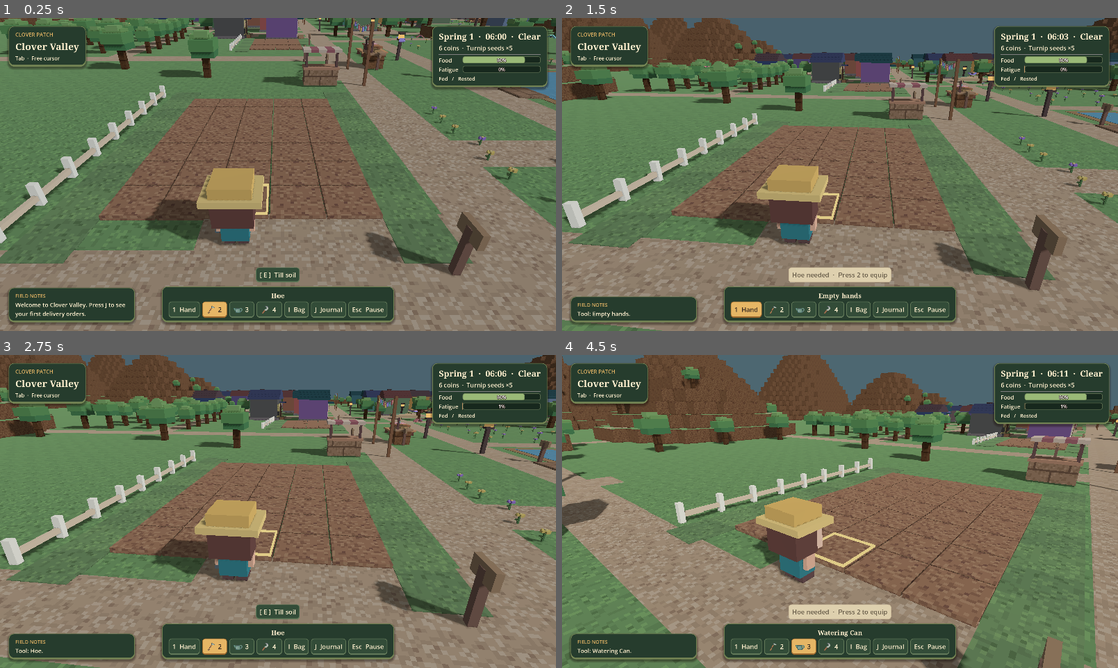
Above: before the commit, frames 1-4 (two rows, left to right).
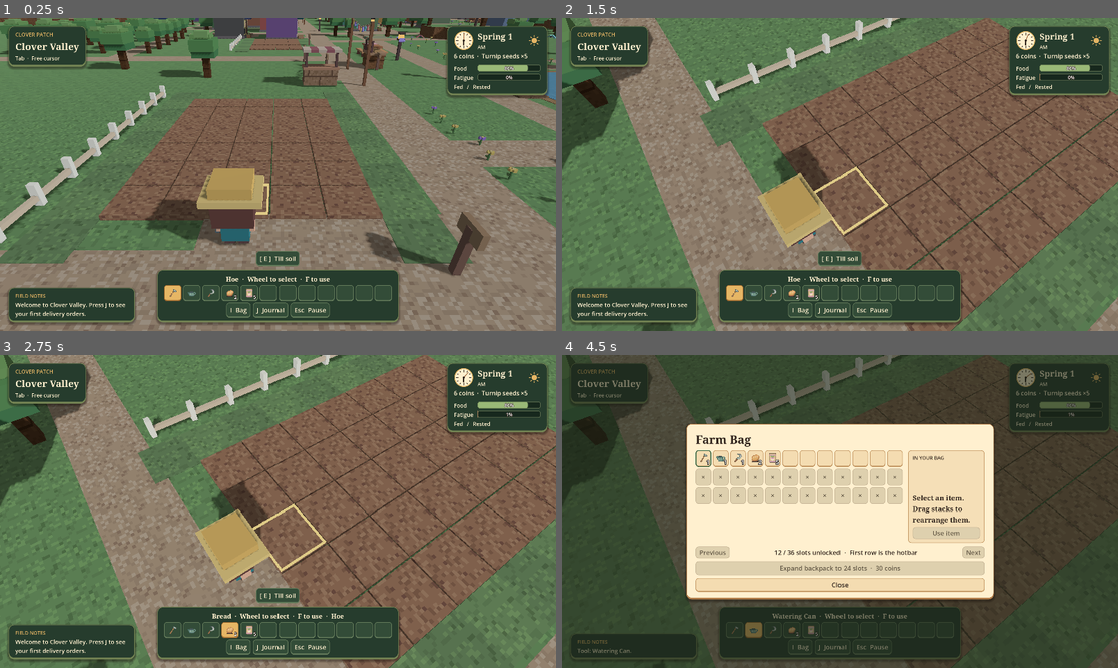
Above: after the commit, the same moments.

Repository: Nelvin27/NelvinFarm
Game: Godot game, scene res://farm.tscn
Same seed, same stepped clock (60 frames per second), same inputs: the game is played once before the commit and once after it.
Inputs (mouse positions are in pixels of both pictures, inside the frame that each line leads up to):
- Up to frame 1 (0.25 s): no input
- Up to frame 2 (1.5 s): click (745, 309) at 0.5 s, where only the run before the commit has a clickable "1 Hand"; click (734, 293) at 1.27 s
- Up to frame 3 (2.75 s): click "2" at 2 s
- Up to frame 4 (4.5 s): click (756, 630) at 2.77 s; click (806, 646) at 3.5 s, where only the run before the commit has a clickable "3"; click (773, 630) at 4.27 s

The runs differ from the first frame. In frame 1, 6.4% of the frame differs, in the area x 28-99%, y 2-98%; in frame 2, 69%; in frame 3, 69%; in frame 4, 89%, in the area x 0-100%, y 0-100%.

Commit message:
Add backpack upgrade functionality and hotbar management

Diff:
--- a/Clover-Patch-3D/farm.gd
+++ b/Clover-Patch-3D/farm.gd
@@ -33,6 +33,7 @@
 const SEASON_SKY := ["#8eb5ac", "#83acb6", "#b0a18c", "#a7b7c4"]
 const FarmClock := preload("res://farm_clock.gd")
 const FOOD_PRICE := 2
+const BACKPACK_PRICES := [30, 80]
 const REPAIR_PRICE := 10
 const WATERING_UPGRADE_PRICE := 25
 const HARVEST_MILESTONES := [Vector2i(5, 8), Vector2i(20, 18), Vector2i(50, 35)]
@@ -180,6 +181,8 @@
 var test_resident_status: Label
 var inventory_menu: ActionMenu
 var inventory_grid: InventoryGrid
+var backpack_upgrade: Button
+var hotbar_slot := 0
 var market: MarketMenu
 
 var message := "Welcome to Clover Valley. Press J to see your first delivery orders."
@@ -221,8 +224,14 @@
 		return
 	if event is InputEventMouseMotion and Input.mouse_mode == Input.MOUSE_MODE_CAPTURED:
 		_look(event.relative)
-	elif event is InputEventMouseButton and event.pressed and event.button_index == MOUSE_BUTTON_LEFT:
-		_set_cursor_released(false)
+	elif event is InputEventMouseButton and event.pressed:
+		match event.button_index:
+			MOUSE_BUTTON_LEFT:
+				_set_cursor_released(false)
+			MOUSE_BUTTON_WHEEL_UP, MOUSE_BUTTON_WHEEL_DOWN:
+				var direction := 1 if event.button_index == MOUSE_BUTTON_WHEEL_DOWN else -1
+				_select_hotbar(posmod(hotbar_slot + direction, InventoryGrid.ROW_SIZE))
+				get_viewport().set_input_as_handled()
 
 
 func _set_cursor_released(released: bool) -> void:
@@ -246,6 +255,8 @@
 	match key.physical_keycode:
 		KEY_E:
 			_use_world_action()
+		KEY_F:
+			inventory_grid.use_slot(hotbar_slot)
 		KEY_1, KEY_2, KEY_3, KEY_4:
 			_select_belt_tool(key.physical_keycode - KEY_1)
 
@@ -260,7 +271,28 @@
 		_exhaustion_message()
 	else:
 		_equip_tool(index as Tool)
-	_refresh()
+		for slot in range(InventoryGrid.ROW_SIZE):
+			var stack := inventory_grid.stack_at(slot)
+			if stack != null and stack.kind == InventoryGrid.Kind.TOOL and stack.item_id == index:
+				hotbar_slot = slot
+				break
+	_refresh()
+
+
+func _select_hotbar(index: int) -> void:
+	hotbar_slot = index
+	var stack := inventory_grid.stack_at(index)
+	if stack != null and stack.kind in [InventoryGrid.Kind.TOOL, InventoryGrid.Kind.SEED]:
+		if not stack.equipped:
+			inventory_grid.use_slot(index)
+	_refresh_hotbar()
+
+
+func _refresh_hotbar() -> void:
+	var held: String = TOOL_NAMES[equipped_tool]
+	if equipped_tool == Tool.WATERING_CAN and watering_upgraded:
+		held += " +"
+	hud.set_hotbar(inventory_grid, hotbar_slot, held)
 
 
 func _process(delta: float) -> void:
@@ -541,6 +573,8 @@
 		Plot.RIPE:
 			var plant := growing[target]
 			var crop := Catalog.crops[plant.id]
+			if not _bag_has_room(InventoryGrid.Kind.HARVEST, plant.id):
+				return
 			produce[plant.id] = produce.get(plant.id, 0) + 1
 			harvested += 1
 			sound.play_effect(FarmAudio.Effect.HARVEST, randf_range(0.96, 1.08))
@@ -679,7 +713,7 @@
 
 func _pick_apple() -> void:
 	var fruit := _nearby_apple_tree()
-	if fruit == null:
+	if fruit == null or not _bag_has_room(InventoryGrid.Kind.HARVEST, Catalog.APPLE):
 		return
 	picked_apple_trees[scenery.orchard_fruit.find_key(fruit)] = true
 	fruit.hide()
@@ -1007,6 +1041,7 @@
 		"coins": coins, "bread": rations, "seeds": seed_bag, "produce": produce,
 		"shipments": shipments, "picked_apple_trees": picked_apple_trees.keys(),
 		"tool": equipped_tool, "seed": equipped_seed, "slots": inventory_grid.save_slots(),
+		"backpack_rows": inventory_grid.unlocked_rows, "hotbar_slot": hotbar_slot,
 		"hour": clock.hour, "hunger": clock.hunger, "fatigue": clock.fatigue,
 		"repaired": cottage_repaired, "plots": beds, "indoors": indoors,
 		"position": avatar.position, "facing": facing_angle,
@@ -1048,6 +1083,8 @@
 	scenery.set_ground_season(season)
 	_restore_plots(state.get("plots"))
 	_restore_position(state)
+	inventory_grid.unlocked_rows = maxi(1, Save.count(state.get("backpack_rows"), InventoryGrid.MAX_ROWS, 1))
+	hotbar_slot = Save.count(state.get("hotbar_slot"), InventoryGrid.ROW_SIZE - 1)
 	inventory_grid.restore_slots(state.get("slots"))
 	_update_bag()
 	_update_held_tool()
@@ -1395,10 +1432,7 @@
 	_update_needs()
 	hud.show_notice(message)
 	hud.location_label.text = "Home Cottage" if indoors else "Clover Valley"
-	var tool_name: String = TOOL_NAMES[equipped_tool]
-	if equipped_tool == Tool.WATERING_CAN and watering_upgraded:
-		tool_name += " +"
-	hud.set_tool(equipped_tool, tool_name)
+	_update_bag()
 	hud.stock_label.text = "%d coins  ·  %s seeds ×%d" % [
 		coins, Catalog.crops[equipped_seed].label, seed_bag.get(equipped_seed, 0)]
 	if market.visible:
@@ -1406,8 +1440,6 @@
 	if food_menu.visible:
 		food_stock.text = "%d coins   /   %d bread in bag" % [coins, rations]
 		buy_food_button.disabled = coins < FOOD_PRICE
-	if inventory_menu.visible:
-		_update_bag()
 	if journal.visible:
 		_update_journal()
 	if collection_menu.visible:
@@ -1425,8 +1457,7 @@
 
 
 func _update_needs() -> void:
-	hud.stats_label.text = "%s %d  ·  %s  ·  %s" % [
-		Catalog.SEASONS[season], Catalog.day_of_season(day), clock.clock_text(), Weather.NAMES[weather.kind]]
+	hud.set_almanac("%s %d" % [Catalog.SEASONS[season], Catalog.day_of_season(day)], clock.hour, weather.kind)
 	hud.hunger_meter.value = clock.hunger
 	hud.fatigue_meter.value = clock.fatigue
 	var appetite := "Fed"
@@ -1451,8 +1482,8 @@
 	add_child(layer)
 	hud = FarmHUD.new()
 	layer.add_child(hud)
-	hud.build(TOOL_NAMES, TOOL_ICONS)
-	hud.tool_requested.connect(_select_belt_tool)
+	hud.build()
+	hud.slot_requested.connect(_select_hotbar)
 	hud.bag_requested.connect(func() -> void: _toggle_menu(inventory_menu))
 	hud.journal_requested.connect(func() -> void: _toggle_menu(journal))
 	hud.pause_requested.connect(_pause_game)
@@ -1503,13 +1534,15 @@
 	cooking_menu.close_requested.connect(_close_menu)
 
 	inventory_menu = _new_menu(layer, "Farm Bag")
-	inventory_menu.offset_left = -480
-	inventory_menu.offset_right = 480
+	inventory_menu.offset_left = -530
+	inventory_menu.offset_right = 530
 	inventory_menu.offset_top = -236
 	inventory_menu.offset_bottom = 236
 	inventory_grid = InventoryGrid.new()
 	inventory_menu.rows.add_child(inventory_grid)
 	inventory_grid.item_used.connect(_use_bag_item)
+	inventory_grid.stacks_changed.connect(_refresh_hotbar)
+	backpack_upgrade = inventory_menu.add_action("", _upgrade_backpack)
 	inventory_menu.add_action("Close", _close_menu)
 
 	journal = _new_menu(layer, "Valley Journal")
@@ -2137,6 +2170,32 @@
 		inventory_grid.add_stacks(items, InventoryGrid.Kind.HARVEST, id, crop.label,
 			produce.get(id, 0), "crop_%02d" % id, action)
 	inventory_grid.show_stacks(items)
+	backpack_upgrade.visible = inventory_grid.unlocked_rows < InventoryGrid.MAX_ROWS
+	if backpack_upgrade.visible:
+		var price: int = BACKPACK_PRICES[inventory_grid.unlocked_rows - 1]
+		backpack_upgrade.text = "Expand backpack to %d slots  ·  %d coins" % [
+			(inventory_grid.unlocked_rows + 1) * InventoryGrid.ROW_SIZE, price]
+		backpack_upgrade.disabled = coins < price
+
+
+func _upgrade_backpack() -> void:
+	var rows := inventory_grid.unlocked_rows
+	if rows >= InventoryGrid.MAX_ROWS or coins < BACKPACK_PRICES[rows - 1]:
+		return
+	coins -= BACKPACK_PRICES[rows - 1]
+	inventory_grid.unlocked_rows += 1
+	message = "Backpack expanded to %d slots." % (inventory_grid.unlocked_rows * InventoryGrid.ROW_SIZE)
+	sound.play_effect(FarmAudio.Effect.TRADE)
+	_refresh()
+	if not backpack_upgrade.visible or backpack_upgrade.disabled:
+		inventory_menu.focus_first_action()
+
+
+func _bag_has_room(kind: InventoryGrid.Kind, id: int) -> bool:
+	if inventory_grid.can_add(kind, id):
+		return true
+	message = "Backpack full. Free a slot or expand it in the Farm Bag."
+	return false
 
 
 func _use_bag_item(kind: InventoryGrid.Kind, id: int) -> void:
@@ -2154,6 +2213,9 @@
 
 func _buy_food() -> void:
 	if coins < FOOD_PRICE:
+		return
+	if not _bag_has_room(InventoryGrid.Kind.BREAD, 0):
+		_refresh()
 		return
 	coins -= FOOD_PRICE
 	rations += 1
@@ -2249,6 +2311,9 @@
 		return
 	var crop := Catalog.crops[id]
 	if not crop.grows_in(season) or coins < crop.seed_price():
+		return
+	if not _bag_has_room(InventoryGrid.Kind.SEED, id):
+		_refresh()
 		return
 	coins -= crop.seed_price()
 	seed_bag[id] = seed_bag.get(id, 0) + 1
@@ -2302,6 +2367,10 @@
 
 
 func _retrieve_shipments() -> void:
+	if not inventory_grid.can_add_stacks(InventoryGrid.Kind.HARVEST, shipments):
+		message = "Free room in your backpack to return the shipment."
+		_refresh()
+		return
 	for id in shipments:
 		produce[id] = produce.get(id, 0) + shipments[id]
 	shipments.clear()
--- a/Clover-Patch-3D/farm_hud.gd
+++ b/Clover-Patch-3D/farm_hud.gd
@@ -1,6 +1,6 @@
 extends Control
 
-signal tool_requested(index: int)
+signal slot_requested(index: int)
 signal bag_requested
 signal journal_requested
 signal pause_requested
@@ -18,7 +18,15 @@
 var interaction_prompt: Button
 var location_label: Label
 
-var _tools: Array[Button] = []
+const AlmanacIcon := preload("res://almanac_icon.gd")
+const Bag := preload("res://inventory_grid.gd")
+const Weather := preload("res://valley_weather.gd")
+
+var _clock: AlmanacIcon
+var _weather: AlmanacIcon
+var _period: Label
+var _slots: Array[Button] = []
+var _quantities: Array[Label] = []
 var _cursor_hint: Label
 var _toast: PanelContainer
 var _toast_text: Label
@@ -26,7 +34,7 @@
 var _current_prompt := ""
 
 
-func build(tool_names: Array, tool_icons: Array) -> void:
+func build() -> void:
 	theme = UISkin.hud()
 	mouse_filter = Control.MOUSE_FILTER_IGNORE
 	set_anchors_and_offsets_preset(Control.PRESET_FULL_RECT)
@@ -37,7 +45,23 @@
 	_cursor_hint = _label(place, "Tab  ·  Free cursor", 18)
 
 	var almanac := _dock(Control.PRESET_TOP_RIGHT)
-	stats_label = _label(almanac, "", 29, true)
+	var date_row := HBoxContainer.new()
+	date_row.add_theme_constant_override("separation", 14)
+	almanac.add_child(date_row)
+	_clock = AlmanacIcon.new()
+	_clock.custom_minimum_size = Vector2(68, 68)
+	date_row.add_child(_clock)
+	var date_details := VBoxContainer.new()
+	date_details.size_flags_horizontal = SIZE_EXPAND_FILL
+	date_details.alignment = BoxContainer.ALIGNMENT_CENTER
+	date_row.add_child(date_details)
+	stats_label = _label(date_details, "", 29, true)
+	_period = _label(date_details, "", 17)
+	_weather = AlmanacIcon.new()
+	_weather.face = AlmanacIcon.Face.WEATHER
+	_weather.custom_minimum_size = Vector2(44, 44)
+	_weather.size_flags_vertical = SIZE_SHRINK_CENTER
+	date_row.add_child(_weather)
 	stock_label = _label(almanac, "", 21)
 	var rule := HSeparator.new()
 	almanac.add_child(rule)
@@ -52,19 +76,32 @@
 	shortcuts.alignment = BoxContainer.ALIGNMENT_CENTER
 	shortcuts.add_theme_constant_override("separation", 8)
 	belt.add_child(shortcuts)
-	for index in range(tool_names.size()):
-		var button := _button(shortcuts, str(index + 1), tool_requested.emit.bind(index))
+	var hotbar := HBoxContainer.new()
+	hotbar.alignment = BoxContainer.ALIGNMENT_CENTER
+	hotbar.add_theme_constant_override("separation", 6)
+	belt.add_child(hotbar)
+	belt.move_child(hotbar, shortcuts.get_index())
+	for index in range(Bag.ROW_SIZE):
+		var button := _button(hotbar, "", slot_requested.emit.bind(index))
 		button.toggle_mode = true
-		button.custom_minimum_size = Vector2(86, 56)
-		button.tooltip_text = tool_names[index]
-		if not tool_icons[index].is_empty():
-			button.icon = load("res://assets/items/%s.svg" % tool_icons[index]) as Texture2D
-			button.texture_filter = CanvasItem.TEXTURE_FILTER_NEAREST
-			button.expand_icon = true
-			button.add_theme_constant_override("icon_max_width", 34)
-		else:
-			button.text = "1  Hand"
-		_tools.append(button)
+		button.custom_minimum_size = Vector2(60, 56)
+		button.texture_filter = CanvasItem.TEXTURE_FILTER_NEAREST
+		button.expand_icon = true
+		button.add_theme_constant_override("icon_max_width", 42)
+		_slots.append(button)
+		var count := Label.new()
+		count.mouse_filter = Control.MOUSE_FILTER_IGNORE
+		count.horizontal_alignment = HORIZONTAL_ALIGNMENT_RIGHT
+		count.vertical_alignment = VERTICAL_ALIGNMENT_BOTTOM
+		count.add_theme_font_size_override("font_size", 16)
+		count.add_theme_color_override("font_color", Color.WHITE)
+		count.add_theme_color_override("font_outline_color", UISkin.INK)
+		count.add_theme_constant_override("outline_size", 6)
+		button.add_child(count)
+		count.set_anchors_and_offsets_preset(Control.PRESET_FULL_RECT)
+		count.offset_right = -5
+		count.offset_bottom = -3
+		_quantities.append(count)
 	_button(shortcuts, "I  Bag", bag_requested.emit)
 	_button(shortcuts, "J  Journal", journal_requested.emit)
 	_button(shortcuts, "Esc  Pause", pause_requested.emit)
@@ -74,8 +111,8 @@
 	action.alignment = BoxContainer.ALIGNMENT_END
 	add_child(action)
 	action.set_anchors_and_offsets_preset(Control.PRESET_BOTTOM_WIDE)
-	action.offset_top = -250
-	action.offset_bottom = -168
+	action.offset_top = -318
+	action.offset_bottom = -224
 	crop_label = _label(action, "", 22)
 	crop_label.horizontal_alignment = HORIZONTAL_ALIGNMENT_CENTER
 	crop_label.add_theme_color_override("font_outline_color", UISkin.INK)
@@ -105,10 +142,30 @@
 	_toast_timer.start(6.0)
 
 
-func set_tool(index: int, caption: String) -> void:
-	tool_label.text = caption
-	for slot in range(_tools.size()):
-		_tools[slot].set_pressed_no_signal(slot == index)
+func set_almanac(date: String, hour: float, weather: Weather.Kind) -> void:
+	stats_label.text = date
+	_period.text = "AM" if fposmod(hour, 24.0) < 12.0 else "PM"
+	if _clock.hour != hour:
+		_clock.hour = hour
+		_clock.queue_redraw()
+	if _weather.weather != weather or _weather.tooltip_text.is_empty():
+		_weather.weather = weather
+		_weather.tooltip_text = Weather.NAMES[weather]
+		_weather.queue_redraw()
+
+
+func set_hotbar(bag: Bag, selected: int, held_tool: String) -> void:
+	var stack := bag.stack_at(selected)
+	var item := stack.title if stack != null else "Empty slot"
+	tool_label.text = "%s  ·  Wheel to select  ·  F to use" % item
+	if stack == null or stack.kind != Bag.Kind.TOOL:
+		tool_label.text += "  ·  " + held_tool
+	for index in range(_slots.size()):
+		stack = bag.stack_at(index)
+		_slots[index].icon = stack.texture if stack != null else null
+		_slots[index].tooltip_text = stack.title if stack != null else "Empty slot"
+		_slots[index].set_pressed_no_signal(index == selected)
+		_quantities[index].text = str(stack.quantity) if stack != null and stack.quantity > 1 else ""
 
 
 func set_cursor_available(available: bool) -> void:
